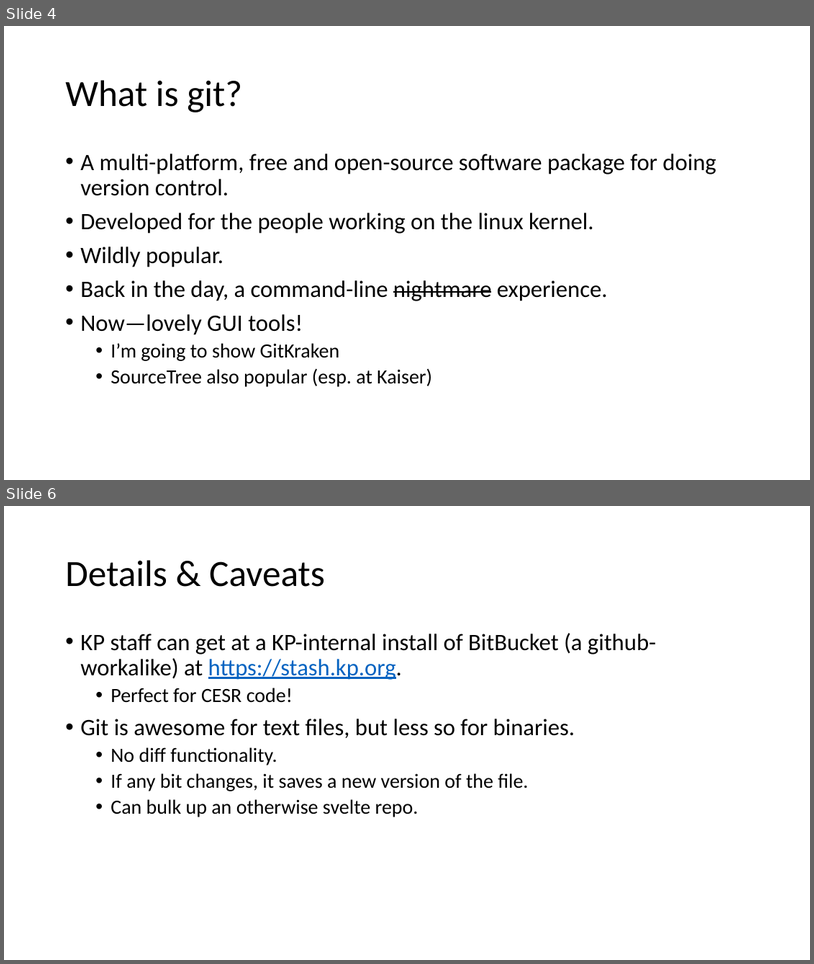
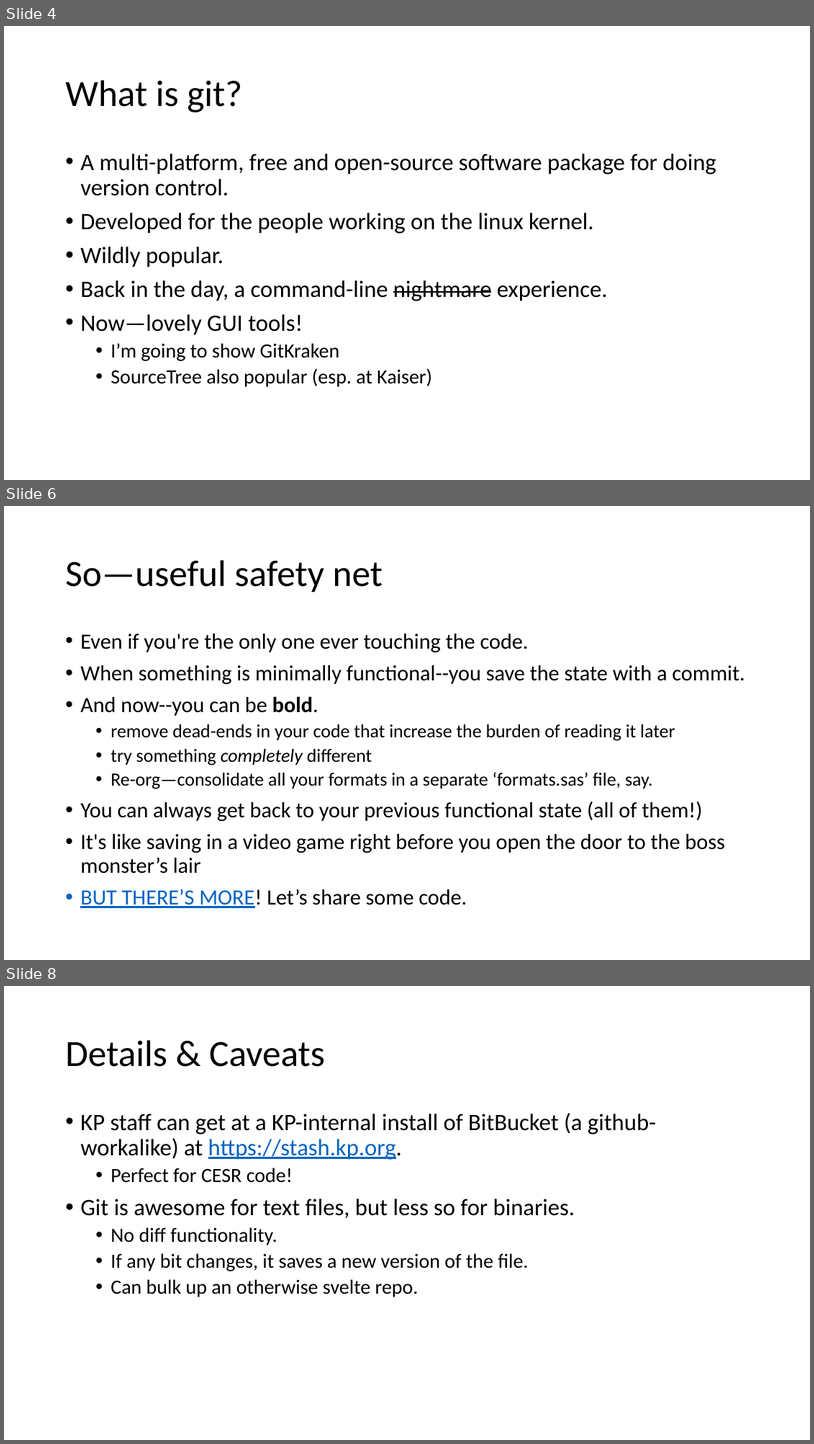
Before and after one commit to rpardee/git_demo, a slide deck: new_git.pptx. Shown one above the other, each under a label of ours: slides 4 and 6 before the commit, slides 4, 6 and 8 after it; the slides between them are not shown. The pictures are 814x964 and 814x1444 pixels, drawn with LibreOffice and Linux fonts; fonts in the diff are those of the drawing. Boxes give left, top, right and bottom in pixels: in the first picture for what was removed or moved away, otherwise in the second. Text is boxed around its words. In the diff, an @@ line names an element or a change of style, - is before the commit and + after.

```diff
--- a/new_git.pptx
+++ b/new_git.pptx
@@ slide 6 added at (4,506,810,960), background #FFFFFF @@
@@ title added at (65,560,383,592), 44 pt, text #000000 @@
+So—useful safety net
@@ text added at (80,633,745,908), 25.9 pt, text #000000 @@
+• Even if you're the only one ever touching the code.
+• When something is minimally functional--you save the state with a commit.
+• And now--you can be bold.
+  • remove dead-ends in your code that increase the burden of reading it later
+  • try something completely different
+  • Re-org—consolidate all your formats in a separate ‘formats.sas’ file, say.
+• You can always get back to your previous functional state (all of them!)
+• It's like saving in a video game right before you open the door to the boss monster’s lair
+• BUT THERE’S MORE! Let’s share some code.
@@ what was slide 6 is now slide 8 @@
```
Also in this commit, not shown: 1 slide changed, 1 other slide added, 1 other file.
